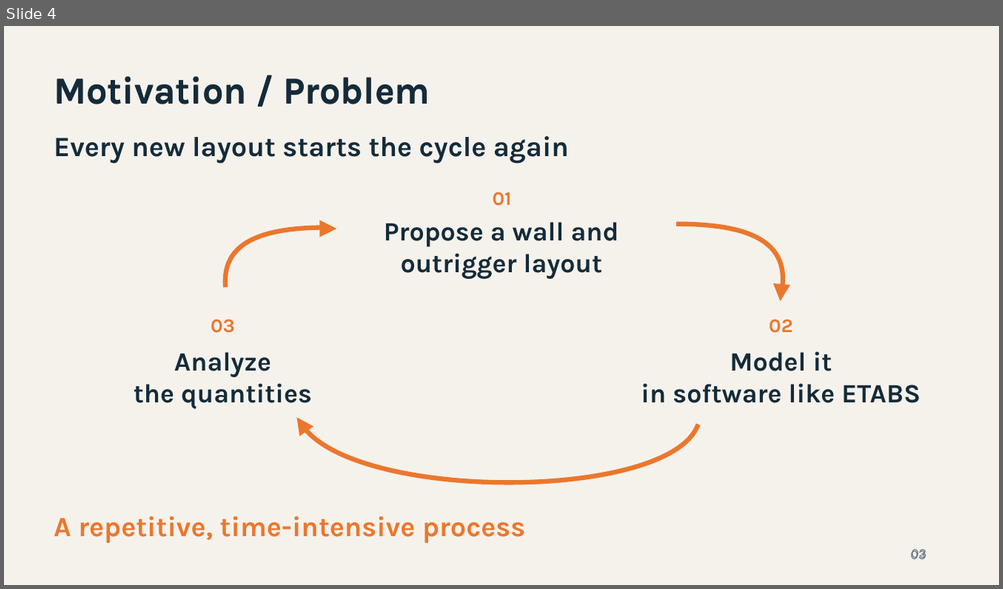
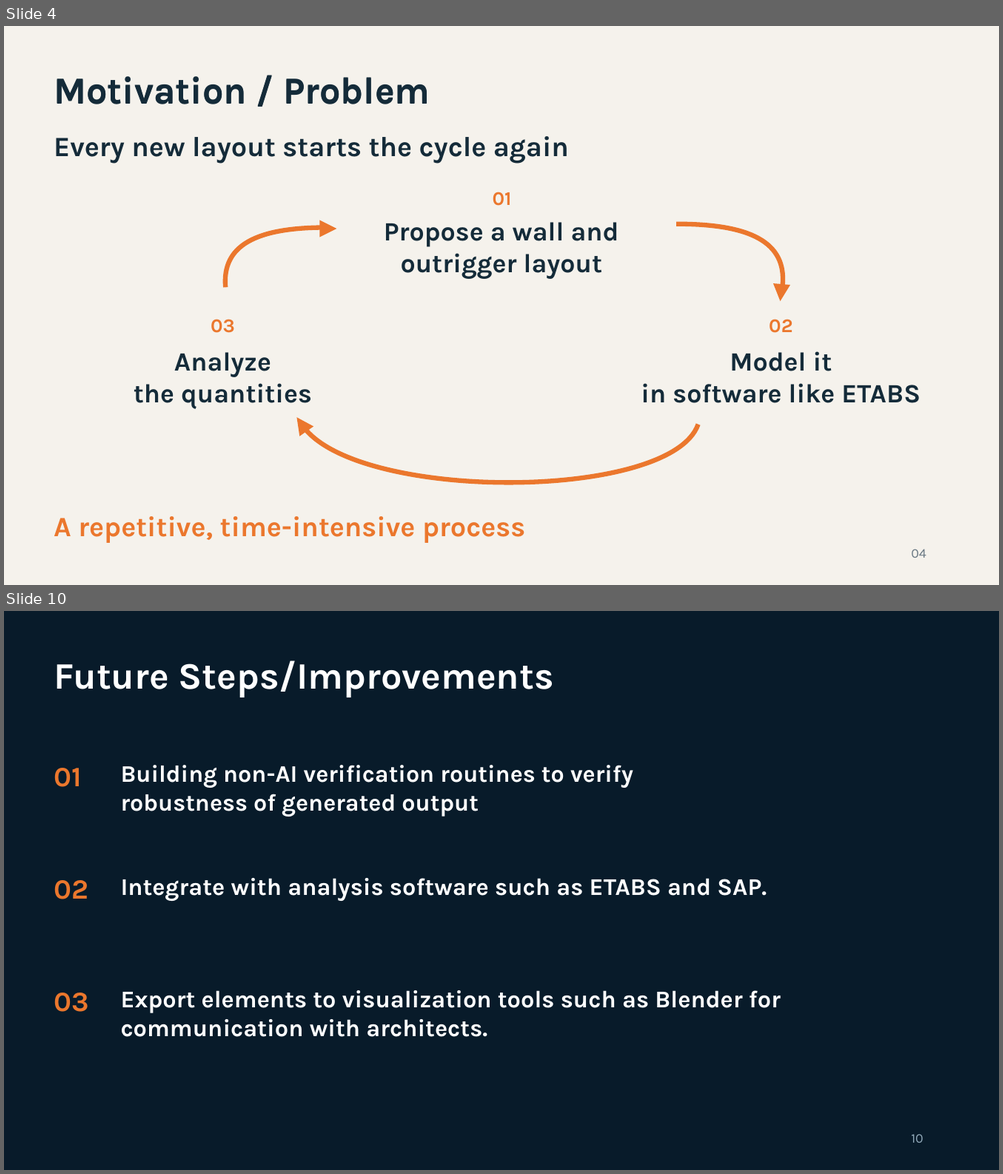
Before and after one commit to shearload/se-hackathon-point-tower, a slide deck: powerpoint/SWOOP_Presentation_Template.pptx. Shown one above the other, each under a label of ours: slide 4 before the commit, slides 4 and 10 after it; the slides between them are not shown. The pictures are 1003x589 and 1003x1174 pixels, drawn with LibreOffice and Linux fonts; fonts in the diff are those of the drawing. Boxes give left, top, right and bottom in pixels: in the first picture for what was removed or moved away, otherwise in the second. Text is boxed around its words. In the diff, an @@ line names an element or a change of style, - is before the commit and + after.

```diff
--- a/powerpoint/SWOOP_Presentation_Template.pptx
+++ b/powerpoint/SWOOP_Presentation_Template.pptx
@@ slide 10 added at (4,611,999,1170), background #081B2A @@
@@ text added at (54,661,554,698), 36 pt, text #FFFFFF, bold @@
+Future Steps/Improvements
@@ text added at (121,765,633,817), 23 pt, text #FFFFFF, bold @@
+Building non-AI verification routines to verify robustness of generated output
@@ text added at (54,768,81,787), 27 pt, text #EB772D, bold @@
+01
@@ text added at (54,880,88,900), 27 pt, text #EB772D, bold @@
+02
@@ text added at (121,878,766,901), 23.2 pt, text #FFFFFF, bold @@
+Integrate with analysis software such as ETABS and SAP.
@@ text added at (54,993,88,1012), 27 pt, text #EB772D, bold @@
+03
@@ text added at (121,991,780,1037), 23.2 pt, text #FFFFFF, bold @@
+Export elements to visualization tools such as Blender for communication with architects.
@@ text added at (910,1134,923,1143), 12.8 pt, text #91A9B9 @@
+10
@@ slide 4 changed as well @@
@@ text at (910,549,926,558): text changed @@
-03
+04
@@ text removed at (910,547,949,566) @@
-03
```
Also in this commit, not shown: 3 other slides changed, 6 other slides added, 8 slides removed.
